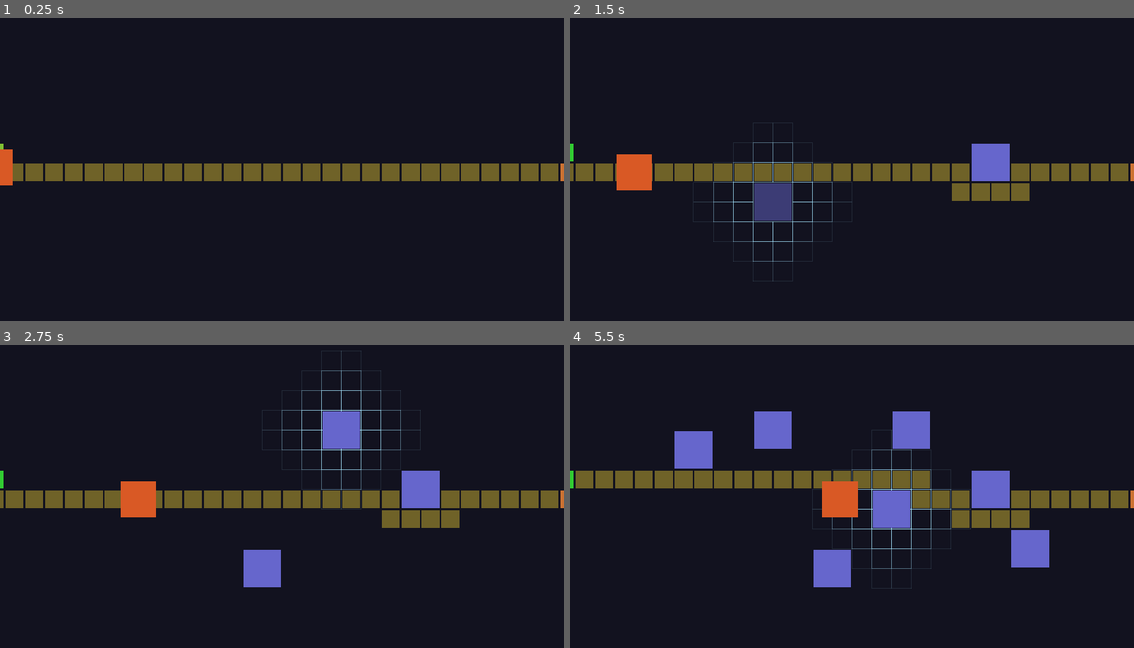
Above: before the commit, frames 1-4 (two rows, left to right).
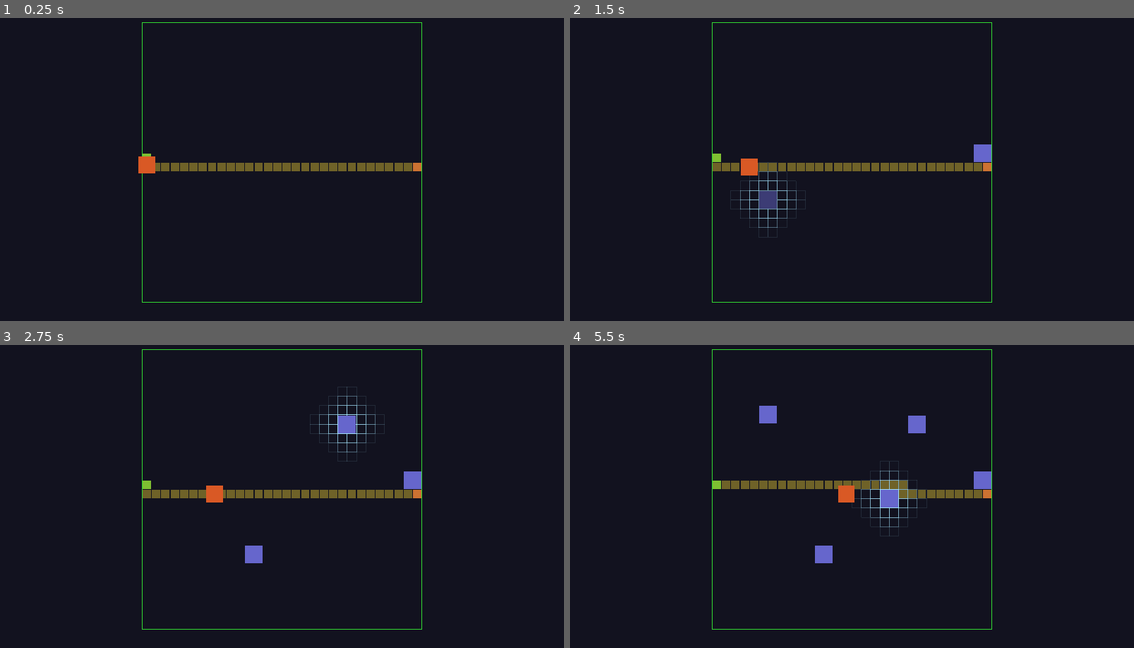
Above: after the commit, the same moments.

Repository: TimGoergen/critter-quitters
Game: Godot game, scene res://Main.tscn
Same seed, same stepped clock (60 frames per second), same inputs: the game is played once before the commit and once after it.
Inputs (mouse positions are in pixels of both pictures, inside the frame that each line leads up to):
- Up to frame 1 (0.25 s): no input
- Up to frame 2 (1.5 s): move the mouse to (976, 145) at 0.52 s; click (976, 145) at 0.67 s; drag from (739, 178) to (823, 227) at 1.27 s
- Up to frame 3 (2.75 s): move the mouse to (338, 420) at 2.02 s; click (338, 420) at 2.17 s
- Up to frame 4 (5.5 s): drag from (823, 554) to (682, 441) at 2.77 s; move the mouse to (1021, 535) at 3.52 s; click (1021, 535) at 3.67 s; drag from (682, 441) to (767, 411) at 4.27 s; move the mouse to (880, 490) at 5.02 s; click (880, 490) at 5.17 s

The runs differ from the first frame. In frame 1, 5.2% of the frame differs, in the area x 0-100%, y 1-94%; in frame 2, 7.7%; in frame 3, 8.5%; in frame 4, 12%.

Commit message:
Fit arena to window; add green perimeter border
- Camera orthographic size raised from 16 to 34 — arena (30 world units)
  now fits with ~2-cell margin on all sides
- Green ImmediateMesh rectangle drawn around the outer edge of the grid
  to make the play area boundary clear

Co-Authored-By: Claude Sonnet 4.6 <noreply@anthropic.com>

Diff:
--- a/game/arena/Arena.gd
+++ b/game/arena/Arena.gd
@@ -33,7 +33,8 @@
 const COLOR_EXIT      := Color(0.80, 0.20, 0.20, 1.0)   # red
 const COLOR_TRAP      := Color(0.40, 0.40, 0.80, 1.0)   # blue-grey box
 const COLOR_PATH      := Color(0.80, 0.70, 0.20, 0.5)   # yellow, semi-transparent
-const COLOR_GRID_GLOW := Color(0.65, 0.90, 1.0)         # cool blue-white for cursor glow
+const COLOR_GRID_GLOW    := Color(0.65, 0.90, 1.0)       # cool blue-white for cursor glow
+const COLOR_ARENA_BORDER := Color(0.20, 0.85, 0.20, 1.0) # green perimeter line
 
 
 # ---------------------------------------------------------------------------
@@ -96,6 +97,7 @@
 	_spawn_flat_marker(exit, COLOR_EXIT)
 
 	_setup_grid_highlight()
+	_spawn_arena_border()
 
 	# Trigger the first path calculation now that entrance and exit are set.
 	_pathfinder.recalculate()
@@ -395,6 +397,37 @@
 # Visual helpers — Phase 1 placeholder geometry
 # ---------------------------------------------------------------------------
 
+## Draws a single green rectangle around the outer edge of the arena.
+## Sits at y = 0.06 — above flat cell markers, below the cursor glow.
+func _spawn_arena_border() -> void:
+	var half := (Grid.GRID_SIZE * Grid.CELL_SIZE) / 2.0
+	var y    := 0.06
+
+	var im  := ImmediateMesh.new()
+	im.surface_begin(Mesh.PRIMITIVE_LINES)
+	im.surface_set_color(COLOR_ARENA_BORDER)
+
+	var tl := Vector3(-half, y, -half)
+	var tr := Vector3( half, y, -half)
+	var bl := Vector3(-half, y,  half)
+	var br := Vector3( half, y,  half)
+
+	im.surface_add_vertex(tl); im.surface_add_vertex(tr)
+	im.surface_add_vertex(tr); im.surface_add_vertex(br)
+	im.surface_add_vertex(br); im.surface_add_vertex(bl)
+	im.surface_add_vertex(bl); im.surface_add_vertex(tl)
+
+	im.surface_end()
+
+	var border      := MeshInstance3D.new()
+	border.mesh      = im
+	var mat         := StandardMaterial3D.new()
+	mat.shading_mode = BaseMaterial3D.SHADING_MODE_UNSHADED
+	mat.vertex_color_use_as_albedo = true
+	border.material_override = mat
+	add_child(border)
+
+
 ## Spawns a thin flat square to mark the entrance or exit cell.
 func _spawn_flat_marker(cell: Vector2i, color: Color) -> void:
 	var marker := _make_box_mesh_instance(
--- a/game/arena/Arena.tscn
+++ b/game/arena/Arena.tscn
@@ -14,7 +14,7 @@
 [node name="Camera3D" type="Camera3D" parent="."]
 transform = Transform3D(1, 0, 0, 0, 0, 1, 0, -1, 0, 0, 15, 0)
 projection = 1
-size = 16.0
+size = 34.0
 current = true
 
 [node name="WorldEnvironment" type="WorldEnvironment" parent="."]
